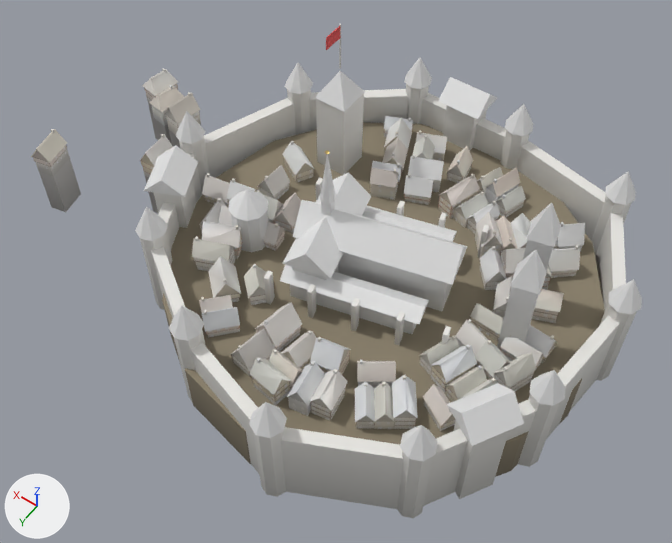
Two versions of the glTF model game/assets/models/settlements/city_a.glb, one commit apart.
One viewpoint serves both versions: a camera (50 mm lens) standing at (-1.69, 2.82, 4.2) and looking at (0.14, 0.27, 0.19). Lighting does not change. The marker at lower left points along +X, +Y and +Z. The picture after the commit comes second. Vertices at exactly the same position are counted once.

The first picture shows 'city_a'.
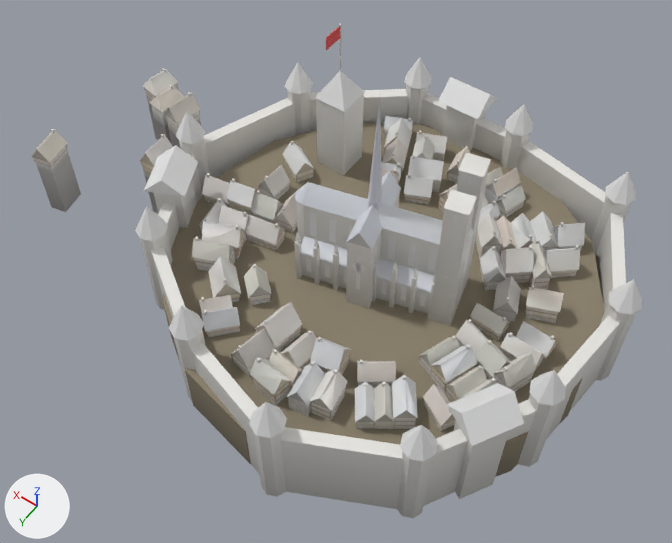
Boxes (x1, y1, x2, y2) around the edits, measured in the pictures (672 x 543 px):
part 1 of me_cylinder, rebuilt: before (338, 252, 452, 311); after (296, 201, 473, 314)
part 2 of me_cylinder, deleted: before (229, 150, 561, 350)
part 3 of me_cylinder, reshaped: before (280, 172, 468, 334); after (294, 91, 491, 326)

Patch to the scene script:
```diff
--- a/game/assets/models/settlements/city_a.glb.py
+++ b/game/assets/models/settlements/city_a.glb.py
@@ me_cylinder @@
 # used by ob_city_a; location = (0.0, 0.0, -0.165)
-me_cylinder.from_pydata(...)  # 19420 vertices, 23944 faces; spans x -1.34..2.28, y -1.32..1.35, z -0.2..1.21
+me_cylinder.from_pydata(...)  # 19938 vertices, 24261 faces; spans x -1.34..2.28, y -1.32..1.35, z -0.2..1.55
+# me_cylinder part 1: the loose piece of 8 vertices spanning x -0.42..0.42, y -0.15..0.25, z -0.03..0.51 is rebuilt with 29 vertices and now spans x -0.48..0.47, y -0.18..0.29, z 0.17..0.8
+# me_cylinder part 2: 19 loose pieces with 166 vertices, spanning x -0.92..0.87, y -0.46..0.56, z -0.03..1.07, are deleted
+# me_cylinder part 3: 48 vertices removed from x -0.47..0.52, y -0.37..0.49, z -0.03..0.65; 711 vertices added at x -0.52..0.52, y -0.24..0.33, z -0.2..1.55
 me_cylinder.materials.append(mat_dirt)
-me_cylinder.materials.append(mat_gold)
 me_cylinder.materials.append(mat_banner)
```
